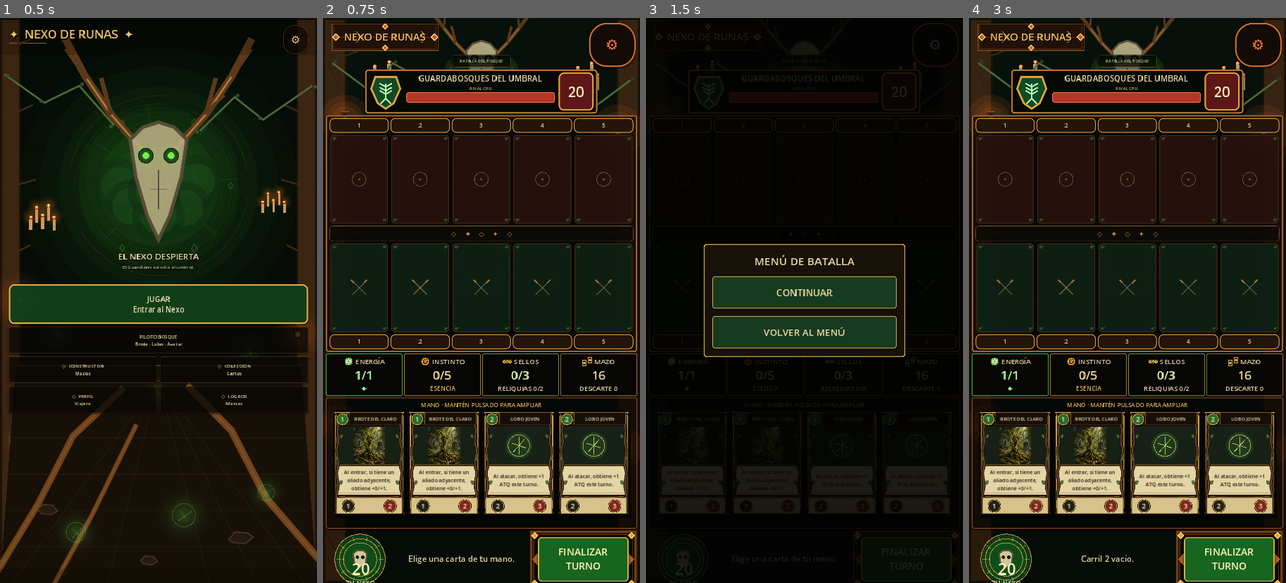
Above: before the commit, frames 1-4 (left to right).
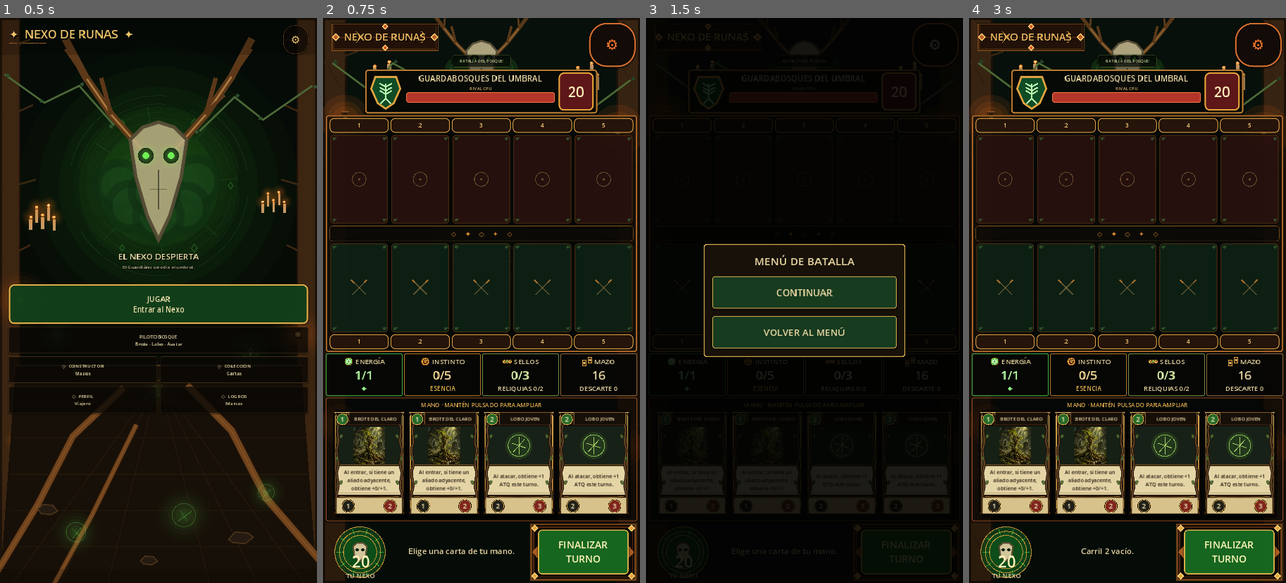
Above: after the commit, the same moments.

Repository: LoloscarPrr/Nexo-de-runas-v2
Game: Godot game, scene res://scenes/main.tscn
Two runs of this game, one before a commit and one after it. Both use one fixed random seed, a clock stepped at 60 frames per second and the inputs below.
Inputs (mouse positions are in pixels of both pictures, inside the frame that each line leads up to):
- Up to frame 1 (0.5 s): no input
- Up to frame 2 (0.75 s): click "JUGAR Entrar al Nexo" at 0.5 s
- Up to frame 3 (1.5 s): click "⚙" at 1.25 s
- Up to frame 4 (3 s): click (1003, 181) at 2 s; click (1067, 181) at 2.75 s

Frame 1 is identical in both runs. In frame 2, 3.2% of the frame differs, in the area x 0-100%, y 88-100%; in frame 3, 0.4%; in frame 4, 3.0%.

Commit message:
Accessibility: ensure unchanged layout in standard 16:9 portrait

Diff:
--- a/scripts/presentation/battle/vertical_battle_view_faithful.gd
+++ b/scripts/presentation/battle/vertical_battle_view_faithful.gd
@@ -350,7 +350,7 @@
 ## Taller phones allocate some of their extra vertical area to the hand.
 func _build_hand() -> Control:
 	var frame := super._build_hand()
-	frame.custom_minimum_size = Vector2(0, 356)
+	frame.custom_minimum_size = Vector2(0, 300)
 	return frame
 
 func _notification(what: int) -> void:
@@ -364,7 +364,7 @@
 	var frame := find_child("HandFrame", true, false) as Control
 	var content := find_child("MockupComposition", true, false) as Control
 	if frame != null:
-		frame.custom_minimum_size = Vector2(0, 422 if tall else 356)
+		frame.custom_minimum_size = Vector2(0, 422 if tall else 300)
 	if content != null:
 		content.custom_minimum_size = Vector2(0, 1680 if tall else 1512)
 	for item in hand_strip.get_children():
